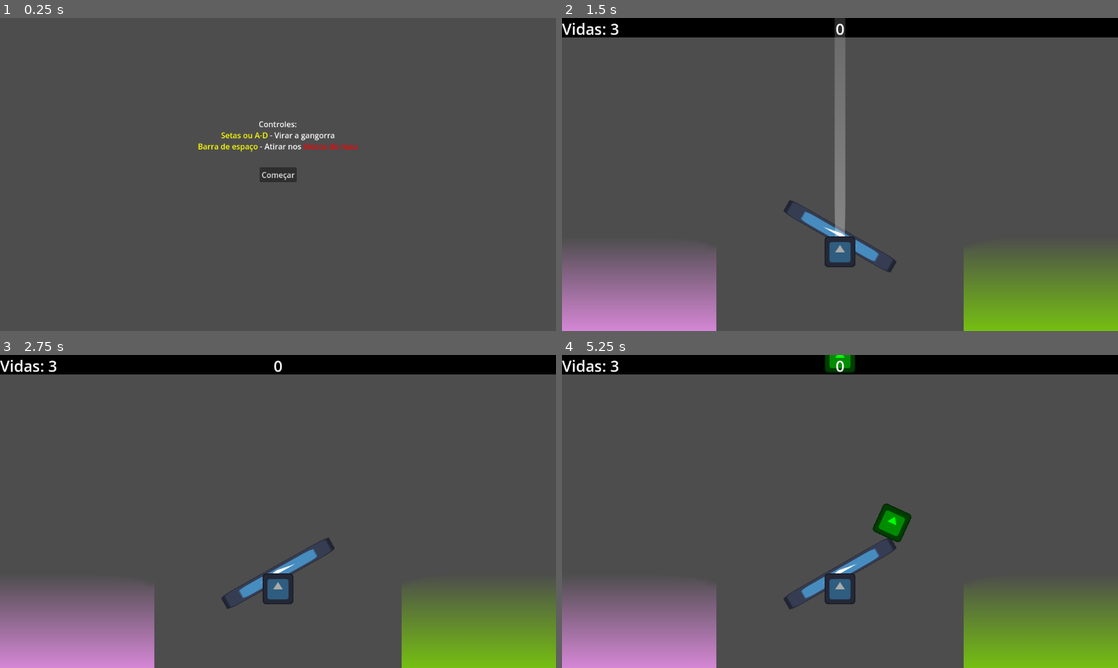
Above: before the commit, frames 1-4 (two rows, left to right).
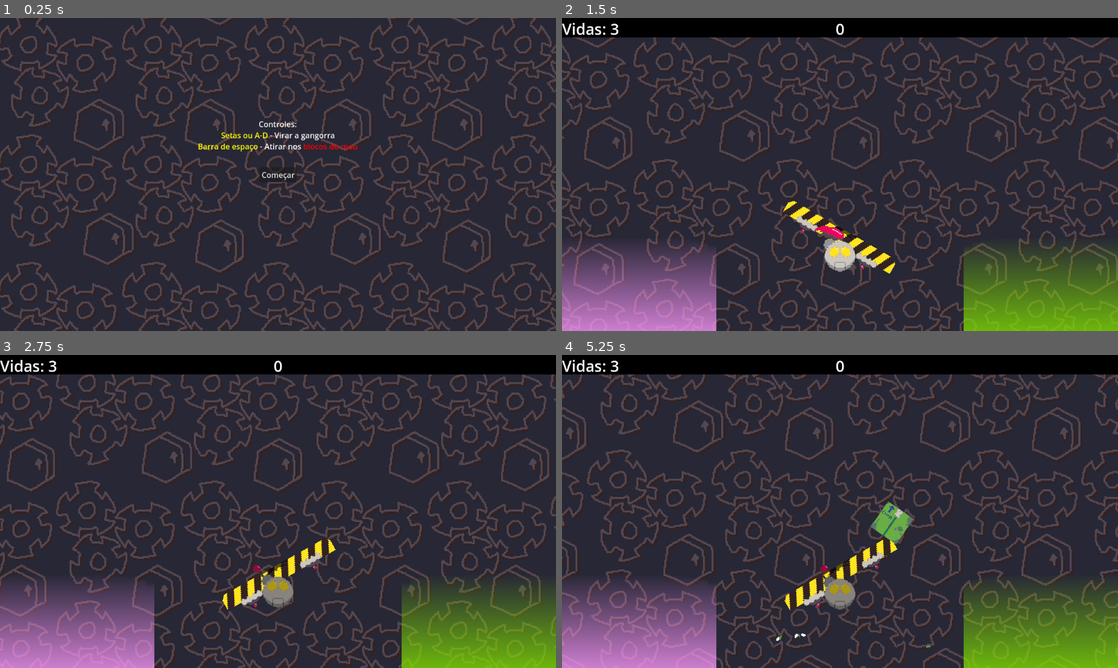
Above: after the commit, the same moments.

Repository: KettLovahr/RodizioKett
Game: Godot game, scene res://Scenes/main_menu.tscn
Two runs of this game, one before a commit and one after it. Both use one fixed random seed, a clock stepped at 60 frames per second and the inputs below. The engine's default icon, where the game draws it, is replaced by a stand-in: a white triangle on a blue panel in a dark square.
Inputs:
- Up to frame 1 (0.25 s): no input
- Up to frame 2 (1.5 s): click "Começar" at 0.5 s; hold D (move_right) from 1.28 s (still down); tap Space (move_shoot) at 1.35 s
- Up to frame 3 (2.75 s): release D (move_right) at 2.03 s; hold A (move_left) from 2.03 s (still down); tap Space (move_shoot) at 2.1 s
- Up to frame 4 (5.25 s): release A (move_left) at 2.78 s; hold D (move_right) 2.78-4.28 s; tap Space (move_shoot) every 0.75 s from 2.85 to 5.1 s; hold A (move_left) from 4.28 s (still down)

The runs differ from the first frame. In frame 1, 83% of the frame differs, in the area x 0-100%, y 0-100%; in frame 2, 72%; in frame 3, 71%; in frame 4, 72%.

Commit message:
Dump Inicial de Arte

Diff:
--- a/Scenes/Block.tscn
+++ b/Scenes/Block.tscn
@@ -1,16 +1,66 @@
-[gd_scene load_steps=4 format=3 uid="uid://cwj372hqbaoeu"]
+[gd_scene load_steps=10 format=3 uid="uid://cwj372hqbaoeu"]
 
 [ext_resource type="Script" uid="uid://cklx0glislr6x" path="res://Scenes/block.gd" id="1_x55lh"]
 [ext_resource type="Texture2D" uid="uid://dviw7ke7xm822" path="res://icon.svg" id="2_ujcp4"]
+[ext_resource type="SpriteFrames" uid="uid://cjsm3b6lyru4w" path="res://Sprites/BoxSprites.tres" id="3_ujcp4"]
+[ext_resource type="Texture2D" uid="uid://d3sfxdrtotqi5" path="res://Sprites/BoxParticlesTile.png" id="4_kcwjl"]
+[ext_resource type="Material" uid="uid://cbiimp4iajyfy" path="res://Sprites/LandParticles.tres" id="5_6wmqn"]
+[ext_resource type="Texture2D" uid="uid://cw8ae3ljfiegj" path="res://Sprites/GreenBoxParticlesTile.png" id="6_6wmqn"]
+[ext_resource type="Material" uid="uid://c2hh1bxa8tmdv" path="res://Sprites/KillParticles.tres" id="7_rnlux"]
 
 [sub_resource type="RectangleShape2D" id="RectangleShape2D_rjsgv"]
 size = Vector2(64, 64)
+
+[sub_resource type="CanvasItemMaterial" id="CanvasItemMaterial_rnlux"]
+particles_animation = true
+particles_anim_h_frames = 4
+particles_anim_v_frames = 1
+particles_anim_loop = false
 
 [node name="Block" type="Area2D"]
 script = ExtResource("1_x55lh")
 
 [node name="BlockSprite" type="Sprite2D" parent="."]
+visible = false
 texture = ExtResource("2_ujcp4")
 
 [node name="CollisionShape2D" type="CollisionShape2D" parent="."]
 shape = SubResource("RectangleShape2D_rjsgv")
+
+[node name="BoxSprites" type="AnimatedSprite2D" parent="."]
+scale = Vector2(2, 2)
+sprite_frames = ExtResource("3_ujcp4")
+animation = &"Default"
+frame_progress = 0.134745
+
+[node name="LandParticles" type="GPUParticles2D" parent="."]
+material = SubResource("CanvasItemMaterial_rnlux")
+position = Vector2(0, 48)
+emitting = false
+amount = 6
+texture = ExtResource("4_kcwjl")
+one_shot = true
+explosiveness = 1.0
+fixed_fps = 60
+process_material = ExtResource("5_6wmqn")
+
+[node name="LandParticlesGreen" type="GPUParticles2D" parent="."]
+material = SubResource("CanvasItemMaterial_rnlux")
+position = Vector2(0, 48)
+emitting = false
+amount = 6
+texture = ExtResource("6_6wmqn")
+one_shot = true
+explosiveness = 1.0
+fixed_fps = 60
+process_material = ExtResource("5_6wmqn")
+
+[node name="KillParticles" type="GPUParticles2D" parent="."]
+material = SubResource("CanvasItemMaterial_rnlux")
+emitting = false
+amount = 16
+texture = ExtResource("4_kcwjl")
+one_shot = true
+explosiveness = 1.0
+fixed_fps = 60
+process_material = ExtResource("7_rnlux")
--- /dev/null
+++ b/Scenes/ScrollBG.gdshader
@@ -0,0 +1,8 @@
+shader_type canvas_item;
+
+uniform float Speed = 0.1;
+
+void vertex() {
+	UV.x += TIME * Speed;
+	UV.y += TIME * Speed;
+}
--- a/Scenes/block.gd
+++ b/Scenes/block.gd
@@ -1,5 +1,12 @@
 extends Area2D
 class_name Block
+
+@onready var BoxSprites: AnimatedSprite2D = $BoxSprites
+var Squished: bool = false
+
+@onready var land_particles: GPUParticles2D = $LandParticles
+@onready var land_particles_green: GPUParticles2D = $LandParticlesGreen
+@onready var kill_particles: GPUParticles2D = $KillParticles
 
 enum BlockColor {
 	PINK,
@@ -19,6 +26,10 @@
 var health: int = 1:
 	set(v):
 		if v <= 0:
+			BoxSprites.visible = false
+			kill_particles.emitting = true
+			$CollisionShape2D.disabled = true
+			await kill_particles.finished
 			queue_free()
 		else:
 			if health > v:
@@ -30,13 +41,21 @@
 
 func _ready() -> void:
 	match color:
-		BlockColor.PINK: modulate = Color.PINK
-		BlockColor.GREEN: modulate = Color.GREEN
+		BlockColor.PINK: BoxSprites.play("Default")
+		BlockColor.GREEN: BoxSprites.play("Green")
 		BlockColor.EVIL:
-			modulate = Color.RED
+			BoxSprites.play("EvilBox")
 			collision_layer = 2 | 1
 
 func _process(delta: float) -> void:
+	print(Squished)
 	velocity.y += fall_speed
 	position += velocity * delta
 	rotation += rot_speed * 2 * delta
+	if Squished:
+		match color:
+			BlockColor.PINK: land_particles.emitting = true
+			BlockColor.GREEN: land_particles_green.emitting = true
+		var BoxScale = create_tween()
+		BoxScale.tween_property(self, "scale", Vector2(1.0, 1.0), randf_range(0.1, 0.5)).set_ease(Tween.EASE_OUT).set_trans(Tween.TRANS_QUAD)
+		Squished = false
--- a/Scenes/main_menu.tscn
+++ b/Scenes/main_menu.tscn
@@ -1,6 +1,12 @@
-[gd_scene load_steps=2 format=3 uid="uid://bsjm3ba23hdif"]
+[gd_scene load_steps=5 format=3 uid="uid://bsjm3ba23hdif"]
 
 [ext_resource type="Script" uid="uid://c7w00a0w33k5j" path="res://Scenes/main_menu.gd" id="1_28flt"]
+[ext_resource type="Shader" uid="uid://hxv5wls3kwk4" path="res://Scenes/ScrollBG.gdshader" id="2_1ehe0"]
+[ext_resource type="Texture2D" uid="uid://bni7rnol24t8j" path="res://Sprites/background.png" id="2_48xlc"]
+
+[sub_resource type="ShaderMaterial" id="ShaderMaterial_ce3w2"]
+shader = ExtResource("2_1ehe0")
+shader_parameter/Speed = 0.1
 
 [node name="MainMenu" type="Control"]
 layout_mode = 3
@@ -45,4 +51,15 @@
 grow_vertical = 2
 text = "Começar"
 
+[node name="Background" type="TextureRect" parent="."]
+z_index = -20
+material = SubResource("ShaderMaterial_ce3w2")
+layout_mode = 0
+offset_right = 1024.0
+offset_bottom = 1024.0
+scale = Vector2(2, 2)
+mouse_filter = 2
+texture = ExtResource("2_48xlc")
+stretch_mode = 1
+
 [connection signal="pressed" from="Button" to="." method="_on_button_pressed"]
--- a/Scenes/main_scene.tscn
+++ b/Scenes/main_scene.tscn
@@ -8,6 +8,8 @@
 [ext_resource type="Shader" uid="uid://clgtnwun0iv48" path="res://Scenes/receptacle_area.gdshader" id="4_iacmt"]
 [ext_resource type="Texture2D" uid="uid://dviw7ke7xm822" path="res://icon.svg" id="5_6ev3c"]
 [ext_resource type="Script" uid="uid://bm4kg1i6o14pu" path="res://Scenes/indicator.gd" id="8_huasi"]
+[ext_resource type="Shader" uid="uid://hxv5wls3kwk4" path="res://Scenes/ScrollBG.gdshader" id="8_mai8y"]
+[ext_resource type="Texture2D" uid="uid://bni7rnol24t8j" path="res://Sprites/background.png" id="9_76v2p"]
 
 [sub_resource type="Resource" id="Resource_huasi"]
 script = ExtResource("2_maf8m")
@@ -131,6 +133,10 @@
 [sub_resource type="ShaderMaterial" id="ShaderMaterial_huasi"]
 shader = ExtResource("4_iacmt")
 shader_parameter/color = Color(0.508738, 0.888349, 0, 1)
+
+[sub_resource type="ShaderMaterial" id="ShaderMaterial_drdnd"]
+shader = ExtResource("8_mai8y")
+shader_parameter/Speed = 0.05
 
 [node name="MainScene" type="Node2D" node_paths=PackedStringArray("score_label", "lives_label")]
 script = ExtResource("1_6ev3c")
@@ -186,7 +192,32 @@
 shape = SubResource("RectangleShape2D_jv6wh")
 debug_color = Color(0.956863, 0, 0, 0.419608)
 
+[node name="Background" type="TextureRect" parent="."]
+z_index = -300
+z_as_relative = false
+material = SubResource("ShaderMaterial_drdnd")
+offset_left = -910.0
+offset_top = -640.0
+offset_right = 114.0
+offset_bottom = 384.0
+scale = Vector2(2, 2)
+texture = ExtResource("9_76v2p")
+stretch_mode = 1
+
 [node name="UILayer" type="CanvasLayer" parent="."]
+
+[node name="BGLayer" type="CanvasLayer" parent="UILayer"]
+
+[node name="Indicator" type="ColorRect" parent="UILayer/BGLayer"]
+unique_name_in_owner = true
+anchors_preset = 15
+anchor_right = 1.0
+anchor_bottom = 1.0
+offset_bottom = -608.0
+grow_horizontal = 2
+grow_vertical = 2
+color = Color(0, 0, 0, 1)
+script = ExtResource("8_huasi")
 
 [node name="UIRoot" type="Control" parent="UILayer"]
 layout_mode = 3
@@ -278,20 +309,6 @@
 grow_vertical = 2
 text = "Tentar novamente"
 
-[node name="BGLayer" type="CanvasLayer" parent="."]
-layer = -10
-
-[node name="Indicator" type="ColorRect" parent="BGLayer"]
-unique_name_in_owner = true
-anchors_preset = 15
-anchor_right = 1.0
-anchor_bottom = 1.0
-offset_bottom = -608.0
-grow_horizontal = 2
-grow_vertical = 2
-color = Color(0, 0, 0, 1)
-script = ExtResource("8_huasi")
-
 [connection signal="died" from="." to="Spawner" method="_on_main_scene_died"]
 [connection signal="game_over" from="Spawner" to="." method="_on_spawner_game_over"]
 [connection signal="pressed" from="UILayer/UIRoot/GameOverOverlay/TryAgainButton" to="." method="_on_try_again_button_pressed"]
--- a/Scenes/see_saw.gd
+++ b/Scenes/see_saw.gd
@@ -9,32 +9,30 @@
 
 var switch_speed: float = 0.1
 
+@onready var robot: AnimatedSprite2D = $CanShootIndicator/Robot
+@onready var see_saw_sprites: AnimatedSprite2D = $SeeSawSprites
 
 var can_shoot: bool = true:
 	set(v):
 		can_shoot = v
 		$CanShootIndicator.modulate = Color.WHITE if can_shoot else Color.DARK_GRAY
 
+func _ready() -> void:
+	robot.play("default")
+
 func _process(delta: float) -> void:
 	var axis = Input.get_axis("move_left", "move_right")
 
 	if axis > 0:
 		target_rotation = right_rot
+		see_saw_sprites.play("right")
 	if axis < 0:
 		target_rotation = left_rot
+		see_saw_sprites.play("left")
 	rotation = lerp(rotation, target_rotation, switch_speed)
 
 	if Input.is_action_just_pressed("move_shoot") and can_shoot:
-		$RayCast2D/Beam.scale = Vector2(1.0, 15)
-		$RayCast2D/Beam.modulate = Color.WHITE
-		get_tree().create_tween().tween_property($RayCast2D/Beam, "scale", Vector2(0, 15), 0.2)
-		get_tree().create_tween().tween_property($RayCast2D/Beam, "modulate", Color(0, 0, 0, 0), 0.2)
-		var collider = $RayCast2D.get_collider()
-		self.can_shoot = false
-		$CanShootTimer.start(%Spawner.spawn_delay * 1.2)
-		if collider is Block:
-			if collider.color == Block.BlockColor.EVIL:
-				collider.health -= 1
+		robot.play("shoot")
 
 
 func _on_area_entered(area: Area2D) -> void:
@@ -42,9 +40,39 @@
 		if not area.collided:
 			area.collided = true
 			area.velocity = Vector2(rotation * 500, -200)
-			area.rot_speed = rotation
+			area.rot_speed = rotation * randf_range(1, 3)
 			area.fall_speed = 5
+			area.scale = Vector2(1.5, 0.5)
+			area.Squished = true
+			see_saw_sprites.position.y += 20
+			var PlatformMove = create_tween()
+			PlatformMove.tween_property(see_saw_sprites, "position",
+			Vector2(see_saw_sprites.position.x, see_saw_sprites.position.y - 20),
+			0.3).set_ease(Tween.EASE_OUT).set_trans(Tween.TRANS_QUAD)
+
 
 
 func _on_can_shoot_timer_timeout() -> void:
 	self.can_shoot = true
+
+
+func _on_robot_animation_finished() -> void:
+	robot.play("default")
+
+
+func _on_robot_frame_changed() -> void:
+	if robot.animation == "shoot":
+		if robot.frame == 4:
+			Shoot()
+
+func Shoot():
+	$RayCast2D/Beam.scale = Vector2(1.0, 15)
+	$RayCast2D/Beam.modulate = Color.WHITE
+	get_tree().create_tween().tween_property($RayCast2D/Beam, "scale", Vector2(0, 15), 0.2)
+	get_tree().create_tween().tween_property($RayCast2D/Beam, "modulate", Color(0, 0, 0, 0), 0.2)
+	var collider = $RayCast2D.get_collider()
+	self.can_shoot = false
+	$CanShootTimer.start(%Spawner.spawn_delay * 1.2)
+	if collider is Block:
+		if collider.color == Block.BlockColor.EVIL:
+			collider.health -= 1
--- a/Scenes/see_saw.tscn
+++ b/Scenes/see_saw.tscn
@@ -1,8 +1,10 @@
-[gd_scene load_steps=6 format=3 uid="uid://d1jp78oc1nkgs"]
+[gd_scene load_steps=8 format=3 uid="uid://d1jp78oc1nkgs"]
 
 [ext_resource type="Texture2D" uid="uid://dviw7ke7xm822" path="res://icon.svg" id="1_crjby"]
 [ext_resource type="Script" uid="uid://cnasyp0i08l00" path="res://Scenes/see_saw.gd" id="2_qdlng"]
 [ext_resource type="Shader" uid="uid://clgtnwun0iv48" path="res://Scenes/receptacle_area.gdshader" id="3_qdlng"]
+[ext_resource type="SpriteFrames" uid="uid://gvky0vjdooa0" path="res://Sprites/RobotSprites.tres" id="4_88dms"]
+[ext_resource type="SpriteFrames" uid="uid://b8nqgwghw30we" path="res://Sprites/SeesawSprites.tres" id="4_y2bk0"]
 
 [sub_resource type="ShaderMaterial" id="ShaderMaterial_88dms"]
 shader = ExtResource("3_qdlng")
@@ -32,7 +34,13 @@
 scale = Vector2(4, 0.5)
 offset = Vector2(0, -128)
 
+[node name="SeeSawSprites" type="AnimatedSprite2D" parent="."]
+position = Vector2(0, 11)
+scale = Vector2(2, 2)
+sprite_frames = ExtResource("4_y2bk0")
+
 [node name="SeeSaw" type="Sprite2D" parent="."]
+visible = false
 scale = Vector2(4, 0.5)
 texture = ExtResource("1_crjby")
 
@@ -42,10 +50,19 @@
 [node name="CanShootIndicator" type="Sprite2D" parent="."]
 top_level = true
 position = Vector2(0, 32)
-texture = ExtResource("1_crjby")
+
+[node name="Robot" type="AnimatedSprite2D" parent="CanShootIndicator"]
+position = Vector2(0, -11)
+scale = Vector2(2, 2)
+sprite_frames = ExtResource("4_88dms")
+animation = &"shoot"
+frame = 6
+frame_progress = 1.0
 
 [node name="CanShootTimer" type="Timer" parent="."]
 wait_time = 2.0
 
 [connection signal="area_entered" from="." to="." method="_on_area_entered"]
+[connection signal="animation_finished" from="CanShootIndicator/Robot" to="." method="_on_robot_animation_finished"]
+[connection signal="frame_changed" from="CanShootIndicator/Robot" to="." method="_on_robot_frame_changed"]
 [connection signal="timeout" from="CanShootTimer" to="." method="_on_can_shoot_timer_timeout"]
--- /dev/null
+++ b/Sprites/BoxSprites.tres
@@ -0,0 +1,52 @@
+[gd_resource type="SpriteFrames" load_steps=9 format=3 uid="uid://cjsm3b6lyru4w"]
+
+[ext_resource type="Texture2D" uid="uid://bc4e4e3xnb0qy" path="res://Sprites/Box1.png" id="1_28nd2"]
+[ext_resource type="Texture2D" uid="uid://b7172yt1hhql0" path="res://Sprites/Box2.png" id="2_iwhey"]
+[ext_resource type="Texture2D" uid="uid://bh2xiopon2qu" path="res://Sprites/EvilBox1.png" id="2_osj0s"]
+[ext_resource type="Texture2D" uid="uid://d0mipqysmoswv" path="res://Sprites/EvilBox2.png" id="3_ox8km"]
+[ext_resource type="Texture2D" uid="uid://8qba2red6f7t" path="res://Sprites/EvilBox3.png" id="4_kwrij"]
+[ext_resource type="Texture2D" uid="uid://dq3qrl31c4bfd" path="res://Sprites/EvilBox4.png" id="5_6fs7m"]
+[ext_resource type="Texture2D" uid="uid://b7dm0qtem1tin" path="res://Sprites/EvilBox5.png" id="6_vq76g"]
+[ext_resource type="Texture2D" uid="uid://db1cuomexrwh0" path="res://Sprites/EvilBox6.png" id="7_bwtpp"]
+
+[resource]
+animations = [{
+"frames": [{
+"duration": 1.0,
+"texture": ExtResource("1_28nd2")
+}],
+"loop": true,
+"name": &"Default",
+"speed": 5.0
+}, {
+"frames": [{
+"duration": 1.0,
+"texture": ExtResource("2_osj0s")
+}, {
+"duration": 1.0,
+"texture": ExtResource("3_ox8km")
+}, {
+"duration": 1.0,
+"texture": ExtResource("4_kwrij")
+}, {
+"duration": 1.0,
+"texture": ExtResource("5_6fs7m")
+}, {
+"duration": 1.0,
+"texture": ExtResource("6_vq76g")
+}, {
+"duration": 1.0,
+"texture": ExtResource("7_bwtpp")
+}],
+"loop": true,
+"name": &"EvilBox",
+"speed": 12.0
+}, {
+"frames": [{
+"duration": 1.0,
+"texture": ExtResource("2_iwhey")
+}],
+"loop": true,
+"name": &"Green",
+"speed": 5.0
+}]
--- /dev/null
+++ b/Sprites/KillParticles.tres
@@ -0,0 +1,22 @@
+[gd_resource type="ParticleProcessMaterial" load_steps=3 format=3 uid="uid://c2hh1bxa8tmdv"]
+
+[sub_resource type="Curve" id="Curve_hcg21"]
+_data = [Vector2(0, 1), 0.0, 0.0, 0, 0, Vector2(0.294118, 1), 0.0, 0.0, 0, 0, Vector2(0.75, 1), 0.0, 0.0, 0, 0, Vector2(1, 0), 0.0, 0.0, 0, 0]
+point_count = 4
+
+[sub_resource type="CurveTexture" id="CurveTexture_8at5f"]
+curve = SubResource("Curve_hcg21")
+
+[resource]
+particle_flag_disable_z = true
+angle_min = 180.0
+angle_max = 180.0
+direction = Vector3(0, 0, 0)
+spread = 180.0
+initial_velocity_min = 100.0
+initial_velocity_max = 100.0
+angular_velocity_min = -281.38
+angular_velocity_max = 223.45
+gravity = Vector3(0, 0, 0)
+scale_curve = SubResource("CurveTexture_8at5f")
+anim_offset_max = 1.0
--- /dev/null
+++ b/Sprites/LandParticles.tres
@@ -0,0 +1,21 @@
+[gd_resource type="ParticleProcessMaterial" load_steps=3 format=3 uid="uid://cbiimp4iajyfy"]
+
+[sub_resource type="Curve" id="Curve_hcg21"]
+_data = [Vector2(0, 1), 0.0, 0.0, 0, 0, Vector2(0.294118, 1), 0.0, 0.0, 0, 0, Vector2(0.75, 1), 0.0, 0.0, 0, 0, Vector2(1, 0), 0.0, 0.0, 0, 0]
+point_count = 4
+
+[sub_resource type="CurveTexture" id="CurveTexture_8at5f"]
+curve = SubResource("Curve_hcg21")
+
+[resource]
+particle_flag_disable_z = true
+angle_min = 180.0
+angle_max = 180.0
+direction = Vector3(0, -1, 0)
+initial_velocity_min = 200.0
+initial_velocity_max = 200.0
+angular_velocity_min = -281.38
+angular_velocity_max = 223.45
+gravity = Vector3(0, 600, 0)
+scale_curve = SubResource("CurveTexture_8at5f")
+anim_offset_max = 1.0
--- /dev/null
+++ b/Sprites/RobotSprites.tres
@@ -0,0 +1,75 @@
+[gd_resource type="SpriteFrames" load_steps=16 format=3 uid="uid://gvky0vjdooa0"]
+
+[ext_resource type="Texture2D" uid="uid://c4xkya603yl3d" path="res://Sprites/Robot1.png" id="1_3e32s"]
+[ext_resource type="Texture2D" uid="uid://b7ghagjidg682" path="res://Sprites/Robot2.png" id="2_lpuvk"]
+[ext_resource type="Texture2D" uid="uid://bx6x8wthvp6fk" path="res://Sprites/Robot3.png" id="3_nt0y2"]
+[ext_resource type="Texture2D" uid="uid://brd3t013oqc1h" path="res://Sprites/Robot4.png" id="4_6fpii"]
+[ext_resource type="Texture2D" uid="uid://cwcqve7sr24kb" path="res://Sprites/Robot5.png" id="5_ivq8e"]
+[ext_resource type="Texture2D" uid="uid://d4mdvmjsgu7xh" path="res://Sprites/Robot6.png" id="6_u58h5"]
+[ext_resource type="Texture2D" uid="uid://da6g0g6y6so86" path="res://Sprites/Robot7.png" id="7_8jfnm"]
+[ext_resource type="Texture2D" uid="uid://bfa76uqnnfwiw" path="res://Sprites/Robot8.png" id="8_iopxd"]
+[ext_resource type="Texture2D" uid="uid://ct425tw5fu3wc" path="res://Sprites/Robot9.png" id="9_5vbyj"]
+[ext_resource type="Texture2D" uid="uid://dtrw6ogwvli0a" path="res://Sprites/Robot10.png" id="10_pivg7"]
+[ext_resource type="Texture2D" uid="uid://dvrmlc10chcya" path="res://Sprites/Robot11.png" id="11_4psjk"]
+[ext_resource type="Texture2D" uid="uid://bwoh38fk4hnfq" path="res://Sprites/Robot12.png" id="12_uynqg"]
+[ext_resource type="Texture2D" uid="uid://b4msll10cy8mj" path="res://Sprites/Robot13.png" id="13_f02i7"]
+[ext_resource type="Texture2D" uid="uid://oow1n3vd6ph3" path="res://Sprites/Robot14.png" id="14_y30js"]
+[ext_resource type="Texture2D" uid="uid://ttdijucy62tv" path="res://Sprites/Robot15.png" id="15_cse65"]
+
+[resource]
+animations = [{
+"frames": [{
+"duration": 1.0,
+"texture": ExtResource("1_3e32s")
+}, {
+"duration": 1.0,
+"texture": ExtResource("2_lpuvk")
+}, {
+"duration": 1.0,
+"texture": ExtResource("3_nt0y2")
+}, {
+"duration": 1.0,
+"texture": ExtResource("4_6fpii")
+}, {
+"duration": 1.0,
+"texture": ExtResource("5_ivq8e")
+}, {
+"duration": 1.0,
+"texture": ExtResource("6_u58h5")
+}, {
+"duration": 1.0,
+"texture": ExtResource("7_8jfnm")
+}, {
+"duration": 1.0,
+"texture": ExtResource("8_iopxd")
+}],
+"loop": true,
+"name": &"default",
+"speed": 12.0
+}, {
+"frames": [{
+"duration": 1.0,
+"texture": ExtResource("9_5vbyj")
+}, {
+"duration": 1.0,
+"texture": ExtResource("10_pivg7")
+}, {
+"duration": 1.0,
+"texture": ExtResource("11_4psjk")
+}, {
+"duration": 1.0,
+"texture": ExtResource("12_uynqg")
+}, {
+"duration": 1.0,
+"texture": ExtResource("13_f02i7")
+}, {
+"duration": 1.0,
+"texture": ExtResource("14_y30js")
+}, {
+"duration": 1.0,
+"texture": ExtResource("15_cse65")
+}],
+"loop": false,
+"name": &"shoot",
+"speed": 12.0
+}]
--- /dev/null
+++ b/Sprites/SeesawSprites.tres
@@ -0,0 +1,40 @@
+[gd_resource type="SpriteFrames" load_steps=6 format=3 uid="uid://b8nqgwghw30we"]
+
+[ext_resource type="Texture2D" uid="uid://dqlp4crbdef4x" path="res://Sprites/Platform1.png" id="1_38rf3"]
+[ext_resource type="Texture2D" uid="uid://bwim6u4cxalsl" path="res://Sprites/Platform2.png" id="2_3ycem"]
+[ext_resource type="Texture2D" uid="uid://71qwunbp7knd" path="res://Sprites/Platform3.png" id="3_m7p85"]
+[ext_resource type="Texture2D" uid="uid://bvao5x4b8p6cw" path="res://Sprites/Platform4.png" id="4_wc305"]
+[ext_resource type="Texture2D" uid="uid://budmxfd14kw82" path="res://Sprites/Platform5.png" id="5_663xq"]
+
+[resource]
+animations = [{
+"frames": [{
+"duration": 1.0,
+"texture": ExtResource("1_38rf3")
+}],
+"loop": true,
+"name": &"default",
+"speed": 5.0
+}, {
+"frames": [{
+"duration": 1.0,
+"texture": ExtResource("2_3ycem")
+}, {
+"duration": 1.0,
+"texture": ExtResource("3_m7p85")
+}],
+"loop": false,
+"name": &"left",
+"speed": 10.0
+}, {
+"frames": [{
+"duration": 1.0,
+"texture": ExtResource("4_wc305")
+}, {
+"duration": 1.0,
+"texture": ExtResource("5_663xq")
+}],
+"loop": false,
+"name": &"right",
+"speed": 10.0
+}]
--- a/project.godot
+++ b/project.godot
@@ -44,5 +44,6 @@
 
 [rendering]
 
+textures/canvas_textures/default_texture_filter=0
 renderer/rendering_method="gl_compatibility"
 renderer/rendering_method.mobile="gl_compatibility"
Not shown, added: Scenes/ScrollBG.gdshader.uid
Not shown: 1 places in Scenes/main_scene.tscn that only renumber resources
Binary file added: Sprites/Box.aseprite
Not shown, added: Sprites/Box.png.import
Binary file added: Sprites/Box1.png
Not shown, added: Sprites/Box1.png.import
Binary file added: Sprites/Box2.png
Not shown, added: Sprites/Box2.png.import
Binary file added: Sprites/BoxParticlesTile.aseprite
Binary file added: Sprites/BoxParticlesTile.png
Not shown, added: Sprites/BoxParticlesTile.png.import
Binary file added: Sprites/EvilBox.aseprite
(and 66 more such lines)
